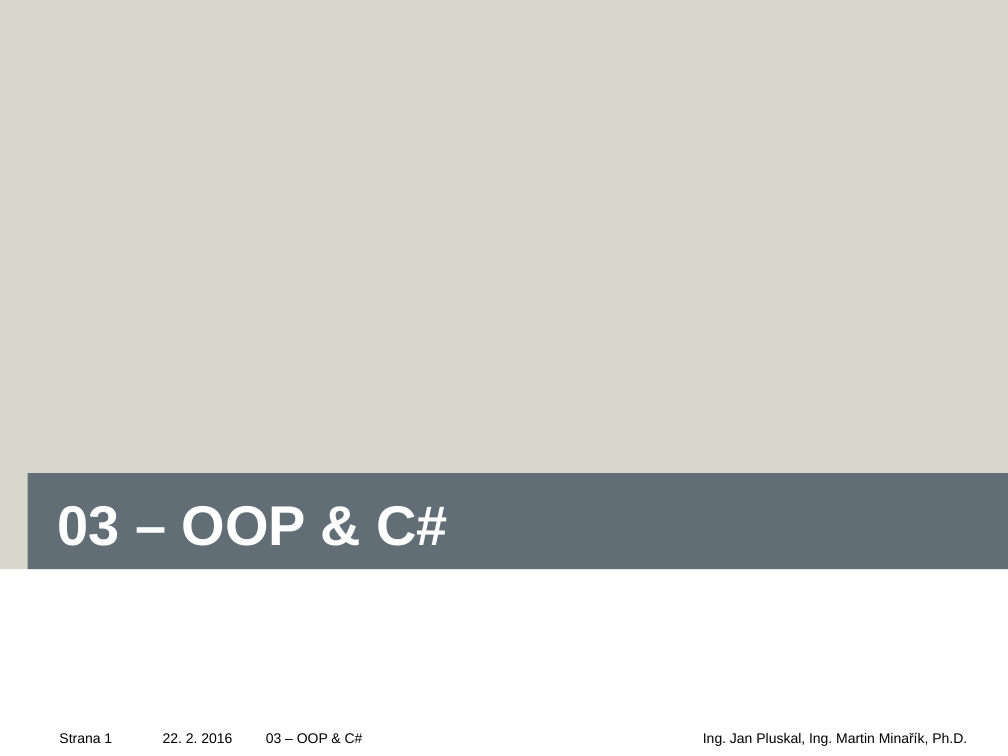
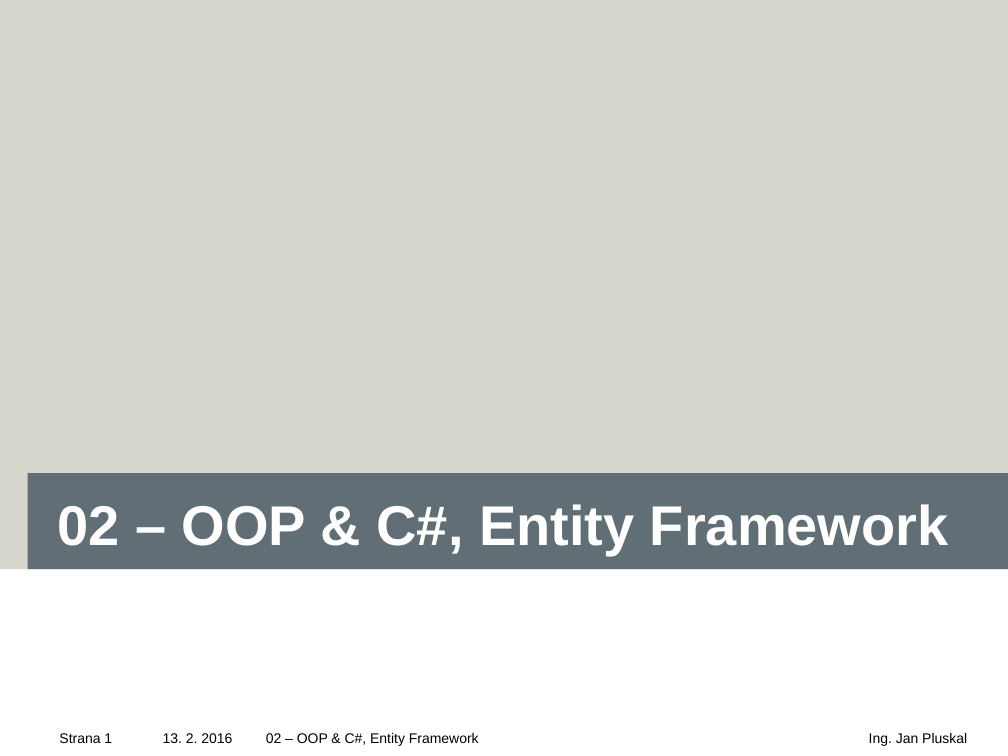
Before and after one commit to tajpo/fitiw5, a slide deck: slide 1 of Lectures/IW5-02-OOP_EF.pptx. Drawn at 1008x756 pixels with LibreOffice and Linux fonts; fonts in the diff are those of the drawing; background and template pictures are left out. Boxes give left, top, right and bottom in pixels: in the first picture for what was removed or moved away, otherwise in the second. Text is boxed around its words. In the diff, an @@ line names an element or a change of style, - is before the commit and + after.

Commit message:
Fix title and date

```diff
--- a/Lectures/IW5-02-OOP_EF.pptx
+++ b/Lectures/IW5-02-OOP_EF.pptx
@@ title at bbox=[57, 504, 949, 555]: text changed @@
-03 – OOP & C#
+02 – OOP & C#, Entity Framework
@@ text at bbox=[163, 733, 232, 743]: text changed @@
-22. 2. 2016
+13. 2. 2016
@@ text at bbox=[266, 733, 479, 746]: text changed @@
-03 – OOP & C#
+02 – OOP & C#, Entity Framework
@@ text at bbox=[869, 733, 967, 746]: text changed @@
-Ing. Jan Pluskal, Ing. Martin Minařík, Ph.D.
+Ing. Jan Pluskal
```
Also in this commit, not shown: 42 other slides changed.
